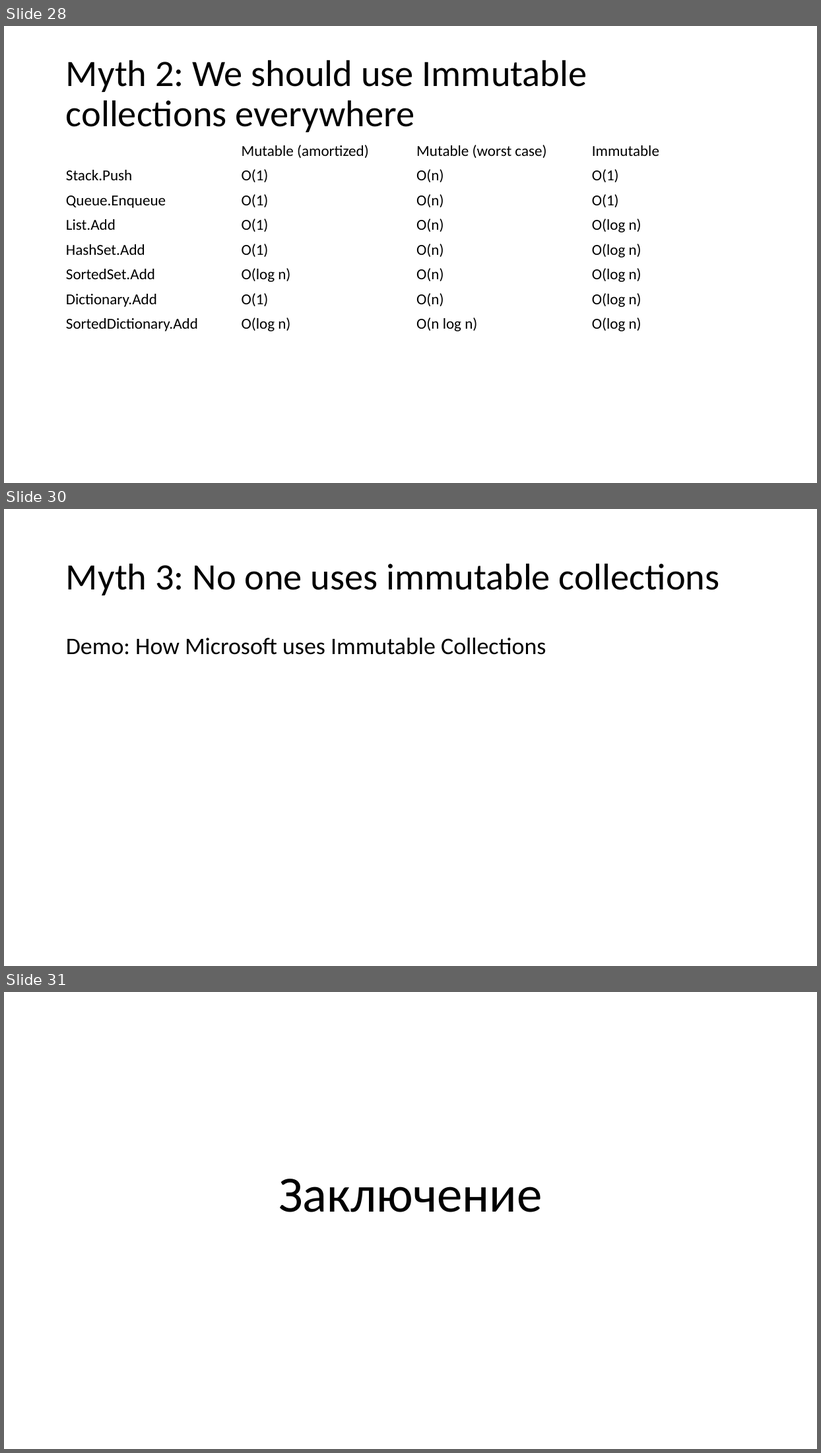
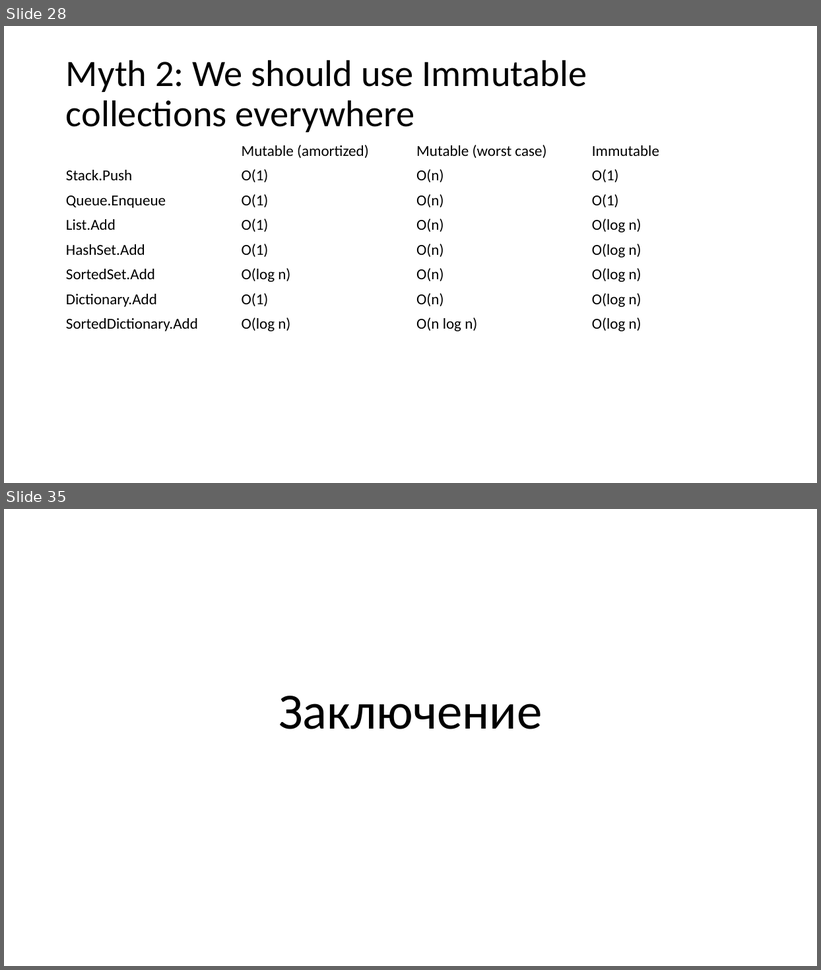
Before and after one commit to kugushev/presentations, a slide deck: Presentation.pptx. Shown one above the other, each under a label of ours: slides 28, 30 and 31 before the commit, slides 28 and 35 after it; the slides between them are not shown. The pictures are 821x1453 and 821x970 pixels, drawn with LibreOffice and Linux fonts; fonts in the diff are those of the drawing. Boxes give left, top, right and bottom in pixels: in the first picture for what was removed or moved away, otherwise in the second. Text is boxed around its words. In the diff, an @@ line names an element or a change of style, - is before the commit and + after.

```diff
--- a/Presentation.pptx
+++ b/Presentation.pptx
@@ slide 30 removed at [4, 509, 817, 966], background #FFFFFF @@
@@ title removed at [66, 563, 720, 595] @@
-Myth 3: No one uses immutable collections
@@ text removed at [66, 638, 546, 655] @@
-Demo: How Microsoft uses Immutable Collections
@@ what was slide 31 is now slide 35 @@
```
Also in this commit, not shown: 7 slides changed, 6 slides added, 1 other slide removed, 6 other files.
